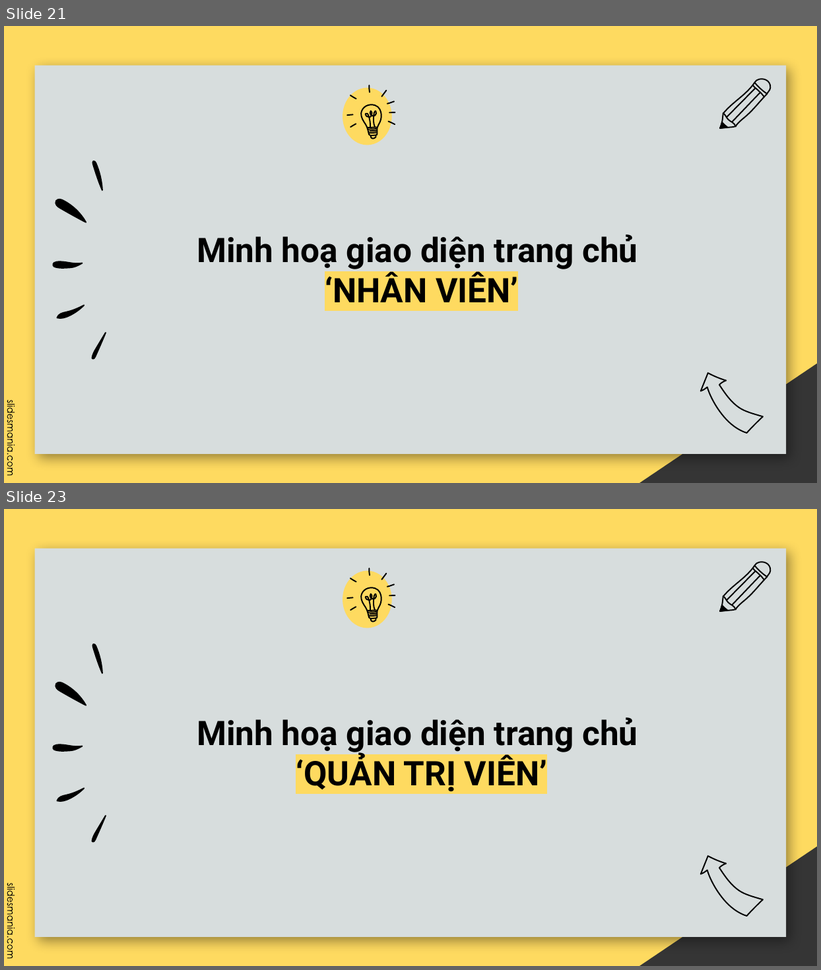
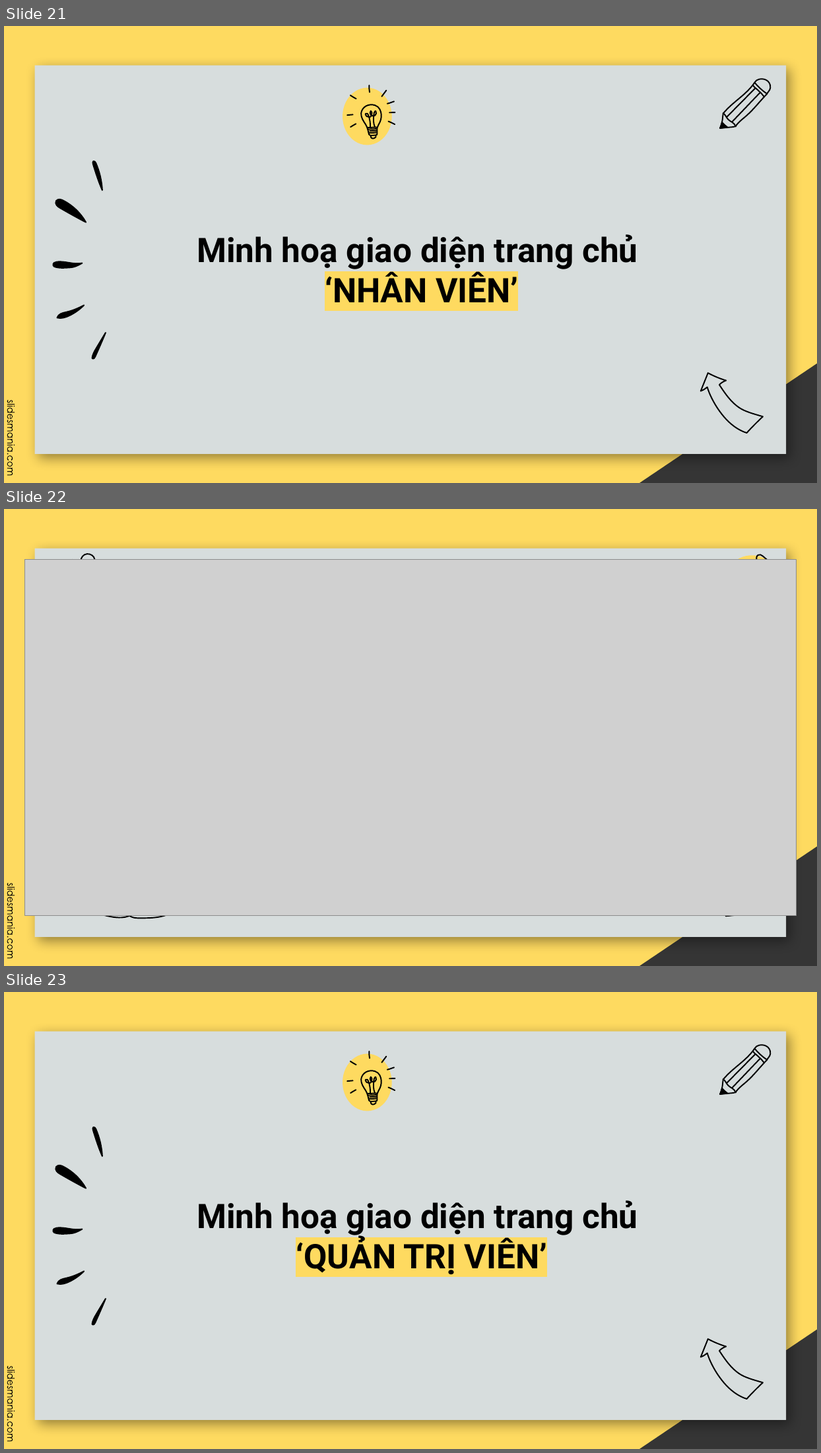
Before and after one commit to b1910319/NienLuan_Nganh, a slide deck: slide_nienluan.pptx. Shown one above the other, each under a label of ours: slides 21 and 23 before the commit, slides 21, 22 and 23 after it; the slides between them are not shown. The pictures are 821x970 and 821x1453 pixels, drawn with LibreOffice and Linux fonts; fonts in the diff are those of the drawing; grey boxes stand for pictures; background and template pictures are left out. Boxes give left, top, right and bottom in pixels: in the first picture for what was removed or moved away, otherwise in the second. Text is boxed around its words. In the diff, an @@ line names an element or a change of style, - is before the commit and + after.

```diff
--- a/slide_nienluan.pptx
+++ b/slide_nienluan.pptx
@@ slide 22 added at (4,509,817,966), background #FEDA60; not listed: 3 template elements that a slide beside it also shows @@
@@ freeform shape added at (42,542,104,610), outline #000000 1.5 pt @@
@@ picture added at (24,560,797,916) @@
@@ ellipse added at (728,555,777,597), fill #FEDA60 @@
@@ freeform shape added at (757,555,775,572), outline #000000 1.5 pt @@
@@ freeform shape added at (54,836,220,948), outline #000000 1.5 pt @@
@@ freeform shape added at (726,901,742,916), outline #000000 1.5 pt @@
@@ freeform shape added at (726,910,733,916), fill #000000, outline #000000 1.5 pt @@
```
Also in this commit, not shown: 5 slides changed, 1 other slide added, 2 slides removed, 12 other files.
